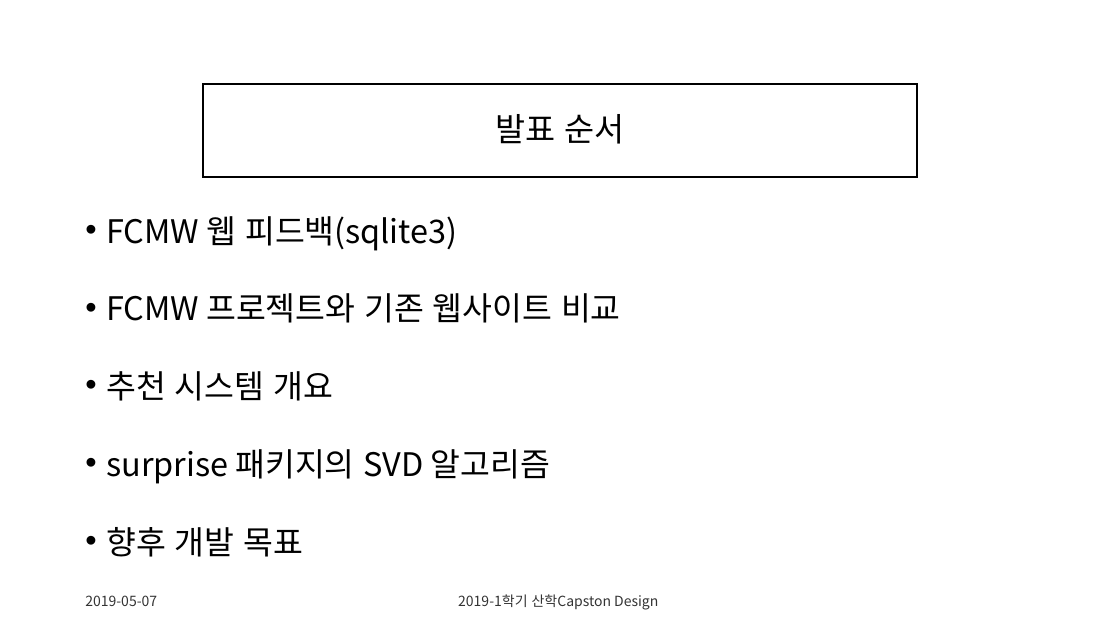
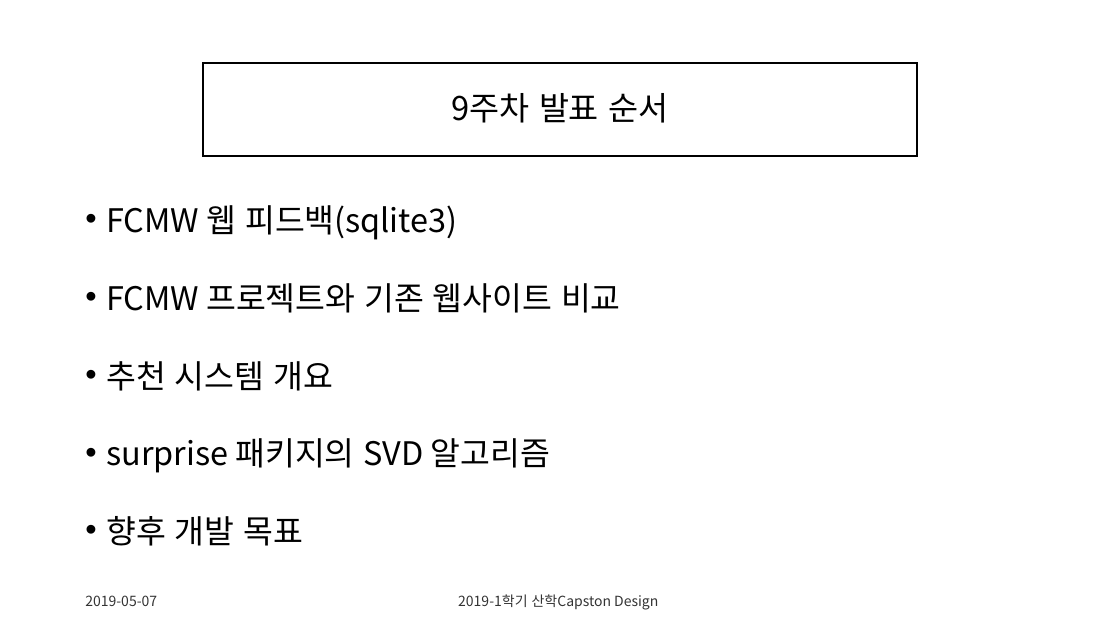
Before and after one commit to CheonSeounghyun/Coordination-Recommend, a slide deck: slide 2 of doc/9주차 ppt.pptx. Drawn at 1120x630 pixels with LibreOffice and Linux fonts; fonts in the diff are those of the drawing. Boxes give left, top, right and bottom in pixels: in the first picture for what was removed or moved away, otherwise in the second. Text is boxed around its words. In the diff, an @@ line names an element or a change of style, - is before the commit and + after.

```diff
--- a/doc/9주차 ppt.pptx
+++ b/doc/9주차 ppt.pptx
@@ title "9주차 발표 순서" moved from (x1=203, y1=84, x2=918, y2=177) to (x1=203, y1=63, x2=918, y2=156) @@
@@ title at (x1=452, y1=93, x2=668, y2=123): text changed @@
-발표 순서
+9주차 발표 순서
@@ text "FCMW 웹 피드백(sqlite3)" moved from (x1=106, y1=216, x2=621, y2=557) to (x1=106, y1=205, x2=621, y2=546) @@
```
Also in this commit, not shown: 3 other slides changed, 1 slide added.
